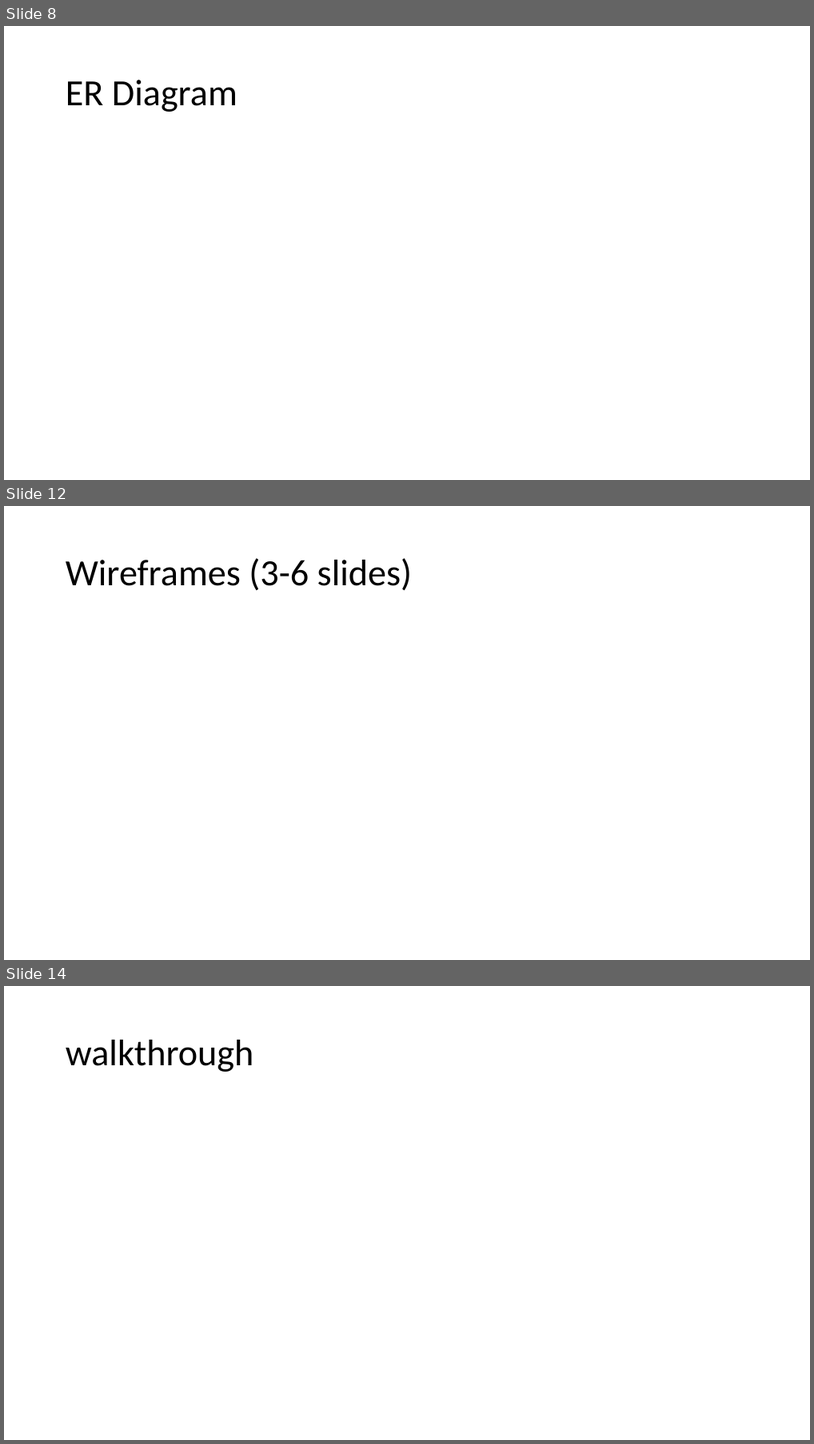
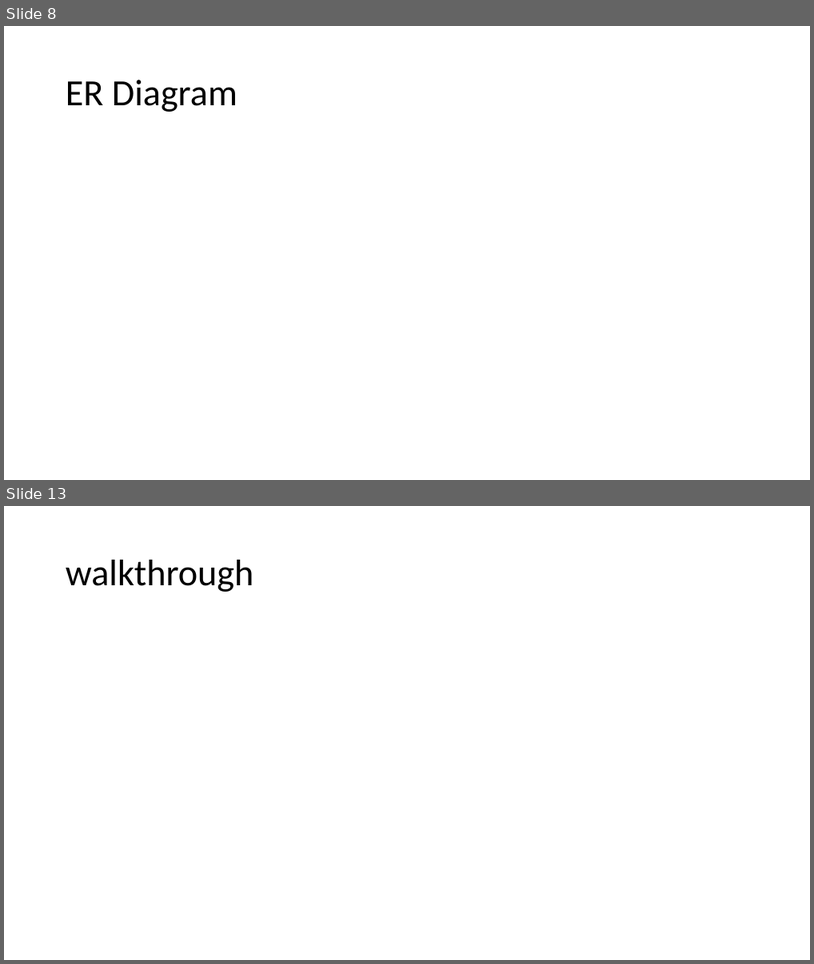
Before and after one commit to nathaniel-lue/web_project_team_5c, a slide deck: Presentation.pptx. Shown one above the other, each under a label of ours: slides 8, 12 and 14 before the commit, slides 8 and 13 after it; the slides between them are not shown. The pictures are 814x1444 and 814x964 pixels, drawn with LibreOffice and Linux fonts; fonts in the diff are those of the drawing. Boxes give left, top, right and bottom in pixels: in the first picture for what was removed or moved away, otherwise in the second. Text is boxed around its words. In the diff, an @@ line names an element or a change of style, - is before the commit and + after.

Commit message:
Wireframes

```diff
--- a/Presentation.pptx
+++ b/Presentation.pptx
@@ slide 12 removed at box(4, 506, 810, 960), background #FFFFFF @@
@@ title removed at box(66, 558, 412, 591) @@
-Wireframes (3-6 slides)
@@ what was slide 14 is now slide 13 @@
```
Also in this commit, not shown: 1 slide changed, 4 slides added, 4 other slides removed.
